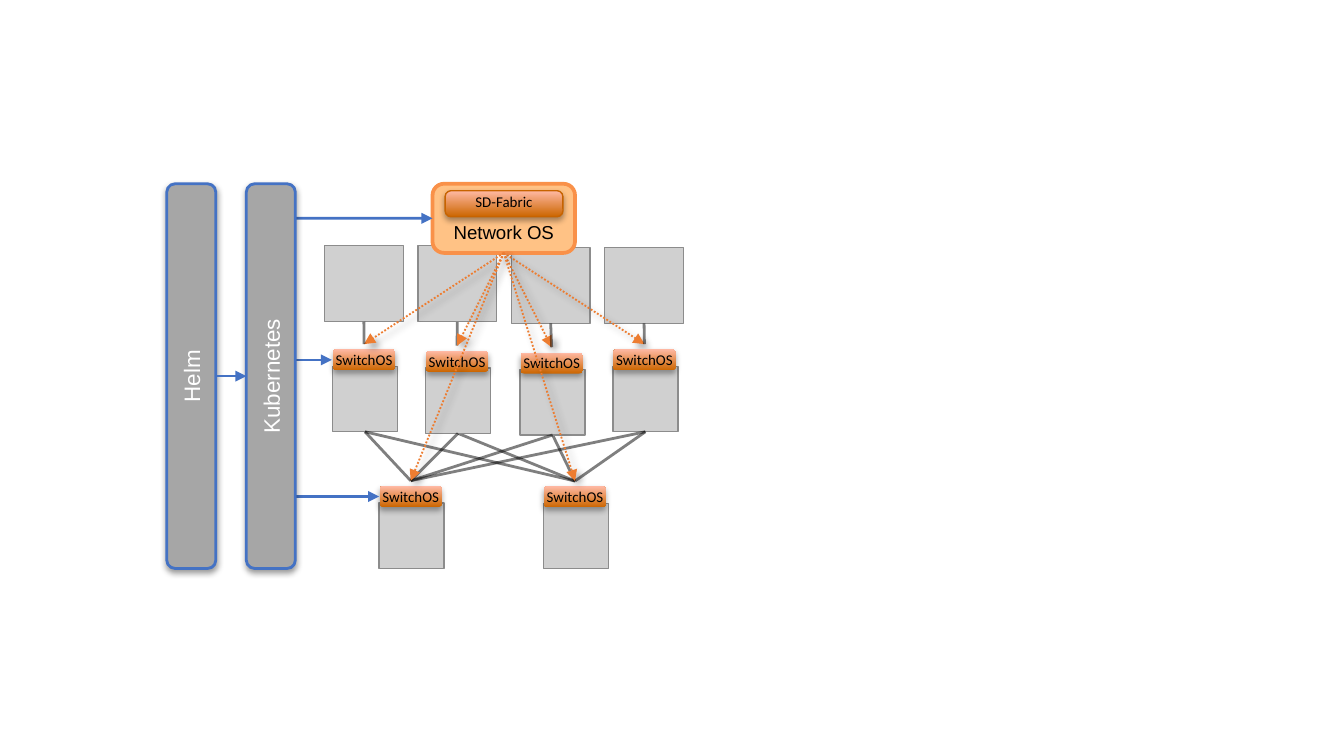
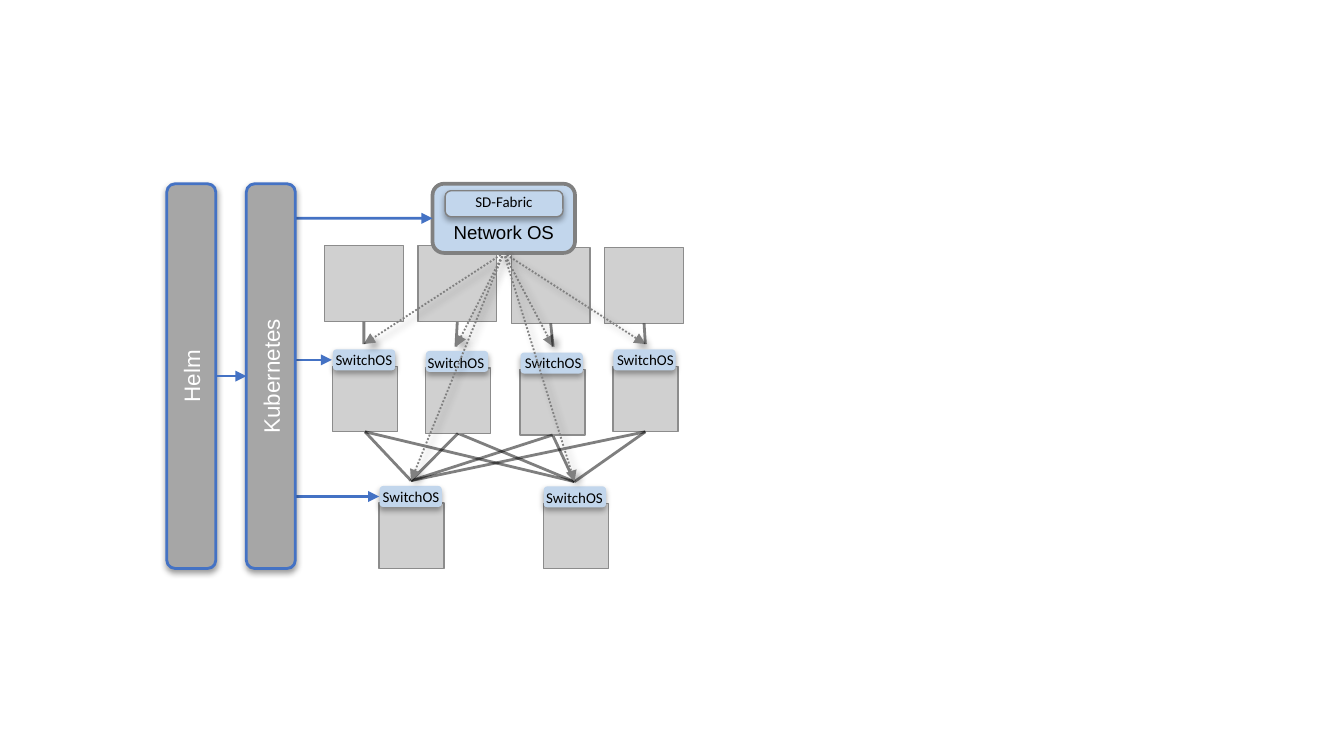
Before and after one commit to SystemsApproach/ops, a slide deck: slide 1 of figures.pptx. Drawn at 1344x756 pixels with LibreOffice and Linux fonts; fonts in the diff are those of the drawing; grey boxes stand for pictures. Boxes give left, top, right and bottom in pixels: in the first picture for what was removed or moved away, otherwise in the second. Text is boxed around its words. In the diff, an @@ line names an element or a change of style, - is before the commit and + after.

```diff
--- a/figures.pptx
+++ b/figures.pptx
@@ rounded rectangle "Network OS" at bbox=[433, 184, 575, 253]: fill #FFC285 to #C2D6EC; outline #F99149 2 pt to #808080 2 pt @@
@@ rounded rectangle "SD-Fabric" at bbox=[445, 191, 563, 216]: fill gradient #CC6600 to #FFB9A5 to #C2D6EC; outline #C86400 0.75 pt to #808080 0.75 pt @@
@@ arrow (504, 253) - (364, 344): stroke #ED7D31 1 pt dashed to #808080 1 pt dashed @@
@@ arrow (504, 253) - (411, 481): stroke #ED7D31 1 pt dashed to #808080 1 pt dashed @@
@@ arrow (504, 253) - (456, 347): stroke #ED7D31 1 pt dashed to #808080 1 pt dashed @@
@@ arrow (504, 253) - (645, 344): stroke #ED7D31 1 pt dashed to #808080 1 pt dashed @@
@@ arrow (504, 253) - (575, 481): stroke #ED7D31 1 pt dashed to #808080 1 pt dashed @@
@@ arrow (504, 253) - (554, 347): stroke #ED7D31 1 pt dashed to #808080 1 pt dashed @@
@@ text "SwitchOS" rewrapped from bbox=[523, 356, 580, 368] to bbox=[525, 355, 582, 372] @@
@@ fill gradient #CC6600 to #FFB9A5 to #C2D6EC in 6 elements at bbox=[613, 349, 675, 371], bbox=[426, 351, 488, 372], bbox=[333, 349, 395, 371], bbox=[379, 487, 441, 508], bbox=[544, 487, 606, 508], bbox=[520, 352, 582, 374] @@
```
Also in this commit, not shown: 13 other slides changed, 24 other files.
